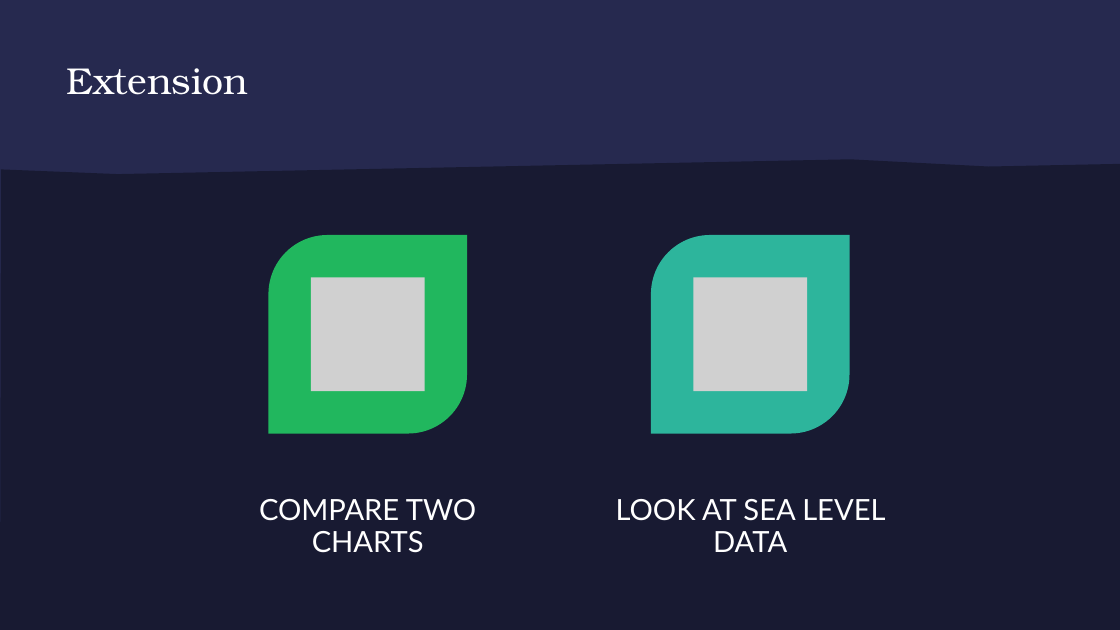
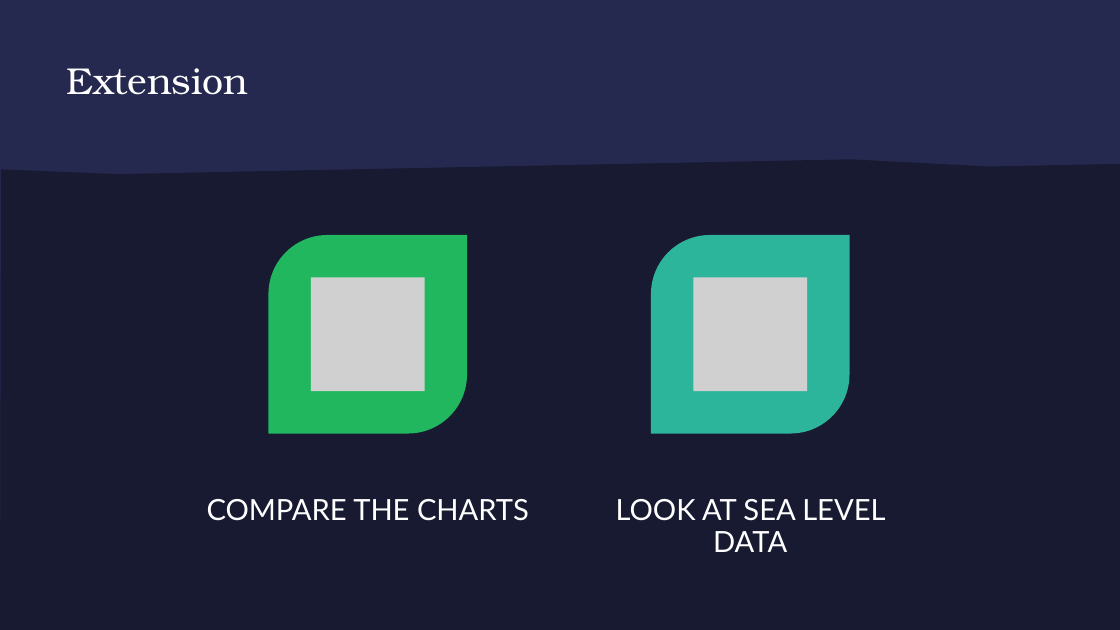
Before and after one commit to nokeeffe2013/Engage-Science-Compsci, a slide deck: slide 11 of Engage_Lesson4/lesson4_climate_slides.pptx (slide 10 before the commit). Drawn at 1120x630 pixels with LibreOffice and Linux fonts; fonts in the diff are those of the drawing; grey boxes stand for pictures. Boxes give left, top, right and bottom in pixels: in the first picture for what was removed or moved away, otherwise in the second. Text is boxed around its words. In the diff, an @@ line names an element or a change of style, - is before the commit and + after.

```diff
--- a/Engage_Lesson4/lesson4_climate_slides.pptx
+++ b/Engage_Lesson4/lesson4_climate_slides.pptx
@@ text at (207,499,529,521): text changed @@
-COMPARE TWO CHARTS
+COMPARE THE CHARTS
```
Also in this commit, not shown: 6 other slides changed, 2 slides added, 1 slide removed, 3 other files.
